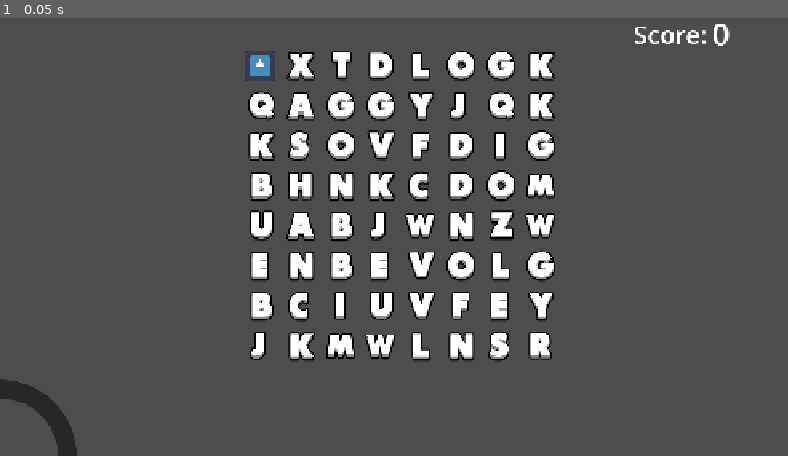
Above: before the commit, frame 1.
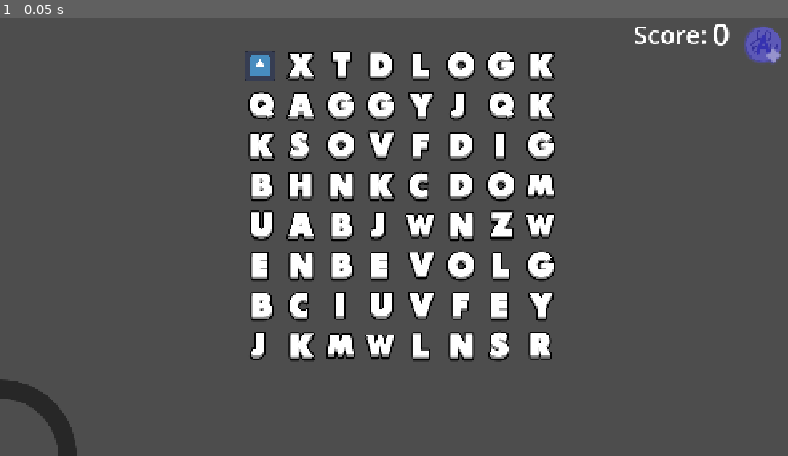
Above: after the commit, the same moment.

Repository: Agnes-Au/typing
Game: Godot game, scene res://scenes/Grid.tscn
Same seed, same stepped clock (60 frames per second), same inputs: the game is played once before the commit and once after it. The engine's default icon, where the game draws it, is replaced by a stand-in: a white triangle on a blue panel in a dark square.
Inputs:
- Up to frame 1 (0.05 s): no input

The runs differ from the first frame. In frame 1, 0.3% of the frame differs, in the area x 94-100%, y 2-11%.

Commit message:
feat: grid expansion & powerup art
I've been struggling to get the "Empty" animations to play when the letters get eaten after new rows are added. So I decided to take a break and draw some powerup icons

Diff:
--- a/scenes/Grid.tscn
+++ b/scenes/Grid.tscn
@@ -1,10 +1,11 @@
-[gd_scene load_steps=6 format=3 uid="uid://cvueikjvo88xq"]
+[gd_scene load_steps=7 format=3 uid="uid://cvueikjvo88xq"]
 
 [ext_resource type="Script" uid="uid://bjmr2yhm4i3s5" path="res://scripts/grid.gd" id="1_0bbpv"]
 [ext_resource type="PackedScene" uid="uid://oxb3yeopcyho" path="res://scenes/Player.tscn" id="1_elqb8"]
 [ext_resource type="PackedScene" uid="uid://cak8q0jlxpjt3" path="res://scenes/Letter.tscn" id="2_p4vex"]
 [ext_resource type="Texture2D" uid="uid://bwmc5p36rrja" path="res://assets/under.png" id="3_4m0lr"]
 [ext_resource type="Texture2D" uid="uid://bmoq1nvesegwo" path="res://assets/progress.png" id="4_p4vex"]
+[ext_resource type="PackedScene" uid="uid://n8f8i0k03dap" path="res://scenes/Powerup.tscn" id="6_5ow7k"]
 
 [node name="Grid" type="Node2D" node_paths=PackedStringArray("word_label", "score_label")]
 position = Vector2(384, 64)
@@ -73,4 +74,7 @@
 wait_time = 30.0
 autostart = true
 
+[node name="Powerup" parent="." instance=ExtResource("6_5ow7k")]
+position = Vector2(838, -2)
+
 [connection signal="timeout" from="EatTimer" to="." method="_on_eat_timer_timeout"]
--- /dev/null
+++ b/scenes/Powerup.tscn
@@ -0,0 +1,15 @@
+[gd_scene load_steps=3 format=3 uid="uid://n8f8i0k03dap"]
+
+[ext_resource type="Texture2D" uid="uid://c0dnx0st36l4p" path="res://assets/powerups/add_vowel.png" id="1_lo7v7"]
+
+[sub_resource type="RectangleShape2D" id="RectangleShape2D_jeg8q"]
+size = Vector2(55, 55)
+
+[node name="Powerup" type="Area2D"]
+modulate = Color(1, 1, 1, 0.84313726)
+
+[node name="CollisionShape2D" type="CollisionShape2D" parent="."]
+shape = SubResource("RectangleShape2D_jeg8q")
+
+[node name="AddVowel" type="Sprite2D" parent="."]
+texture = ExtResource("1_lo7v7")
--- a/scripts/grid.gd
+++ b/scripts/grid.gd
@@ -81,11 +81,10 @@
 	# BUT I DON'T CARE ANYMORE I WORKED HARD DUDE
 
 func position_grid():
-	for i in range(GRID_SIZE):
-		for j in range(GRID_SIZE):
+	for i in range(letters.size()):
+		for j in range(letters[0].size()):
 			var letter_cell = new_letter_sprite(letters[i][j])
 			letter_cell.position = Vector2(float(i) * TILE_SIZE + TILE_SIZE / 2.0, float(j) * TILE_SIZE + TILE_SIZE / 2.0) - Vector2(64*4, 64*4)
-			letter_cell.name = str(letter_cell.position)
 
 func get_player_coords():
 	return Vector2((player.position.x/32-1)/2, (player.position.y/32-1)/2)
@@ -98,7 +97,7 @@
 	var valid_coords = []
 
 	for c in [right_coord, left_coord, up_coord, down_coord]:
-		if c.x < 0 or c.x >= GRID_SIZE or c.y < 0 or c.y >= GRID_SIZE:
+		if c.x < 0 or c.x >= letters.size() or c.y < 0 or c.y >= letters[0].size():
 			valid_coords.append(null)
 		else:
 			valid_coords.append(c)
@@ -165,6 +164,12 @@
 	add_score(word_submitted.length() * 10)
 	reset_eaten_letters()
 
+	var arr = []
+	for i in letters[0].size():
+		arr.append(random_letter())
+	letters.append(arr)
+	position_grid()
+
 func _on_restart():
 	get_tree().reload_current_scene()
 
Binary file added: assets/powerups/add_vowel.png
Not shown, added: assets/powerups/add_vowel.png.import
Binary file added: assets/powerups/reset_eat_timer.png
Not shown, added: assets/powerups/reset_eat_timer.png.import
Not shown, changed: assets/.DS_Store
